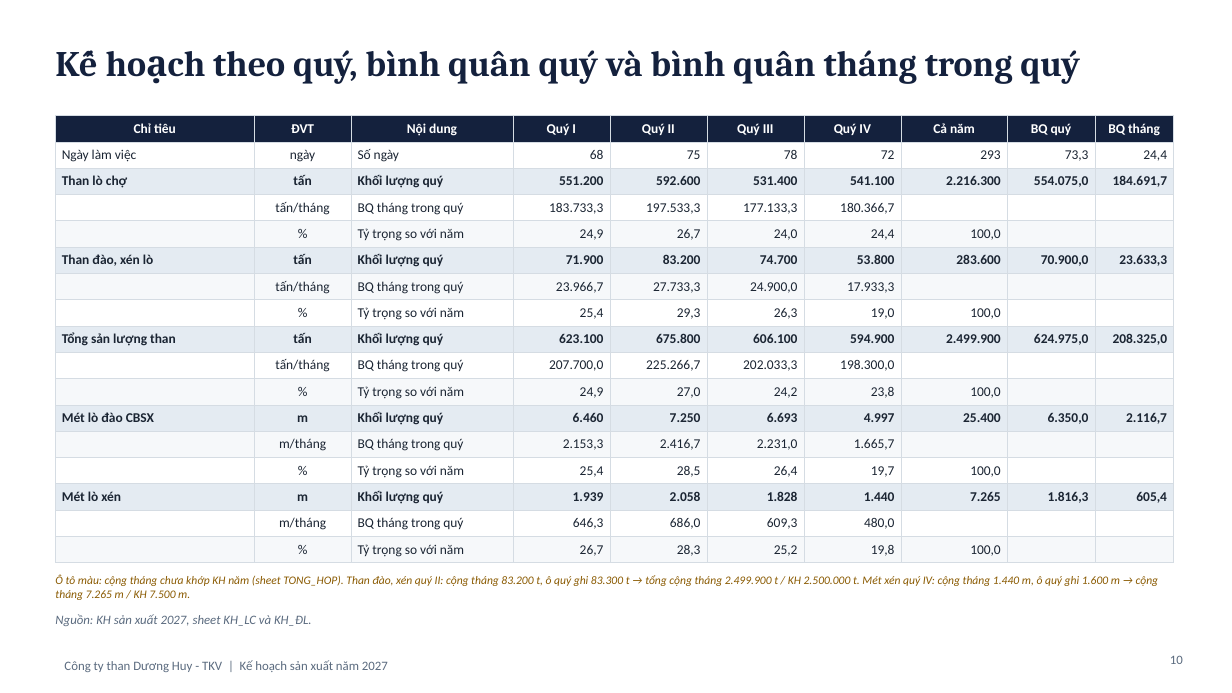
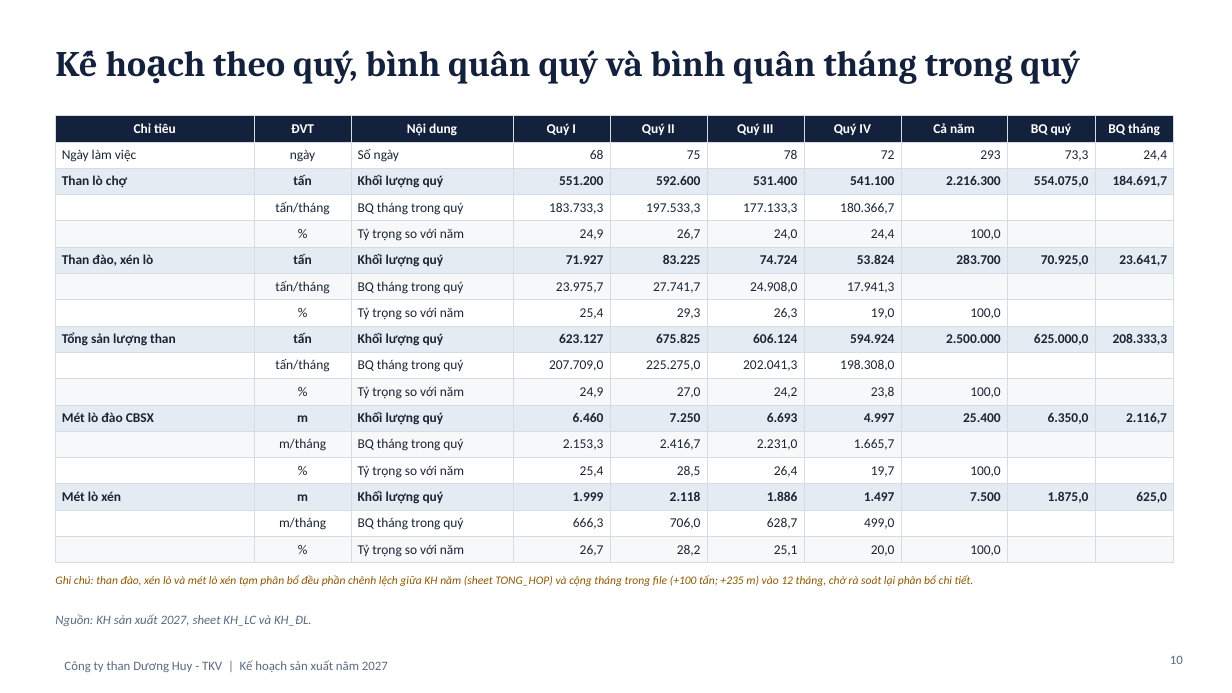
Before and after one commit to vanthuy-dh/CONG_VIEC, a slide deck: slide 10 of 99_KET_QUA/2026-10-23_Ke-hoach-san-xuat-2027.pptx. Drawn at 1232x693 pixels with LibreOffice and Linux fonts; fonts in the diff are those of the drawing. Boxes give left, top, right and bottom in pixels: in the first picture for what was removed or moved away, otherwise in the second. Text is boxed around its words. In the diff, an @@ line names an element or a change of style, - is before the commit and + after.

```diff
--- a/99_KET_QUA/2026-10-23_Ke-hoach-san-xuat-2027.pptx
+++ b/99_KET_QUA/2026-10-23_Ke-hoach-san-xuat-2027.pptx
@@ table at [55,116,1174,561] @@
-row 6: Than đào, xén lò | tấn | Khối lượng quý | 71.900 | 83.200 | 74.700 | 53.800 | 283.600 | 70.900,0 | 23.633,3
+row 6: Than đào, xén lò | tấn | Khối lượng quý | 71.927 | 83.225 | 74.724 | 53.824 | 283.700 | 70.925,0 | 23.641,7
-row 7:  | tấn/tháng | BQ tháng trong quý | 23.966,7 | 27.733,3 | 24.900,0 | 17.933,3 |  |  | 
+row 7:  | tấn/tháng | BQ tháng trong quý | 23.975,7 | 27.741,7 | 24.908,0 | 17.941,3 |  |  | 
-row 9: Tổng sản lượng than | tấn | Khối lượng quý | 623.100 | 675.800 | 606.100 | 594.900 | 2.499.900 | 624.975,0 | 208.325,0
+row 9: Tổng sản lượng than | tấn | Khối lượng quý | 623.127 | 675.825 | 606.124 | 594.924 | 2.500.000 | 625.000,0 | 208.333,3
-row 10:  | tấn/tháng | BQ tháng trong quý | 207.700,0 | 225.266,7 | 202.033,3 | 198.300,0 |  |  | 
+row 10:  | tấn/tháng | BQ tháng trong quý | 207.709,0 | 225.275,0 | 202.041,3 | 198.308,0 |  |  | 
-row 15: Mét lò xén | m | Khối lượng quý | 1.939 | 2.058 | 1.828 | 1.440 | 7.265 | 1.816,3 | 605,4
+row 15: Mét lò xén | m | Khối lượng quý | 1.999 | 2.118 | 1.886 | 1.497 | 7.500 | 1.875,0 | 625,0
-row 16:  | m/tháng | BQ tháng trong quý | 646,3 | 686,0 | 609,3 | 480,0 |  |  | 
+row 16:  | m/tháng | BQ tháng trong quý | 666,3 | 706,0 | 628,7 | 499,0 |  |  | 
-row 17:  | % | Tỷ trọng so với năm | 26,7 | 28,3 | 25,2 | 19,8 | 100,0 |  | 
+row 17:  | % | Tỷ trọng so với năm | 26,7 | 28,2 | 25,1 | 20,0 | 100,0 |  | 
@@ text at [55,575,974,586]: text changed @@
-Ô tô màu: cộng tháng chưa khớp KH năm (sheet TONG_HOP). Than đào, xén quý II: cộng tháng 83.200 t, ô quý ghi 83.300 t → tổng cộng tháng 2.499.900 t / KH 2.500.000 t. Mét xén quý IV: cộng tháng 1.440 m, ô quý ghi 1.600 m → cộng tháng 7.265 m / KH 7.500 m.
+Ghi chú: than đào, xén lò và mét lò xén tạm phân bổ đều phần chênh lệch giữa KH năm (sheet TONG_HOP) và cộng tháng trong file (+100 tấn; +235 m) vào 12 tháng, chờ rà soát lại phân bổ chi tiết.
```
Also in this commit, not shown: 3 other slides changed.
